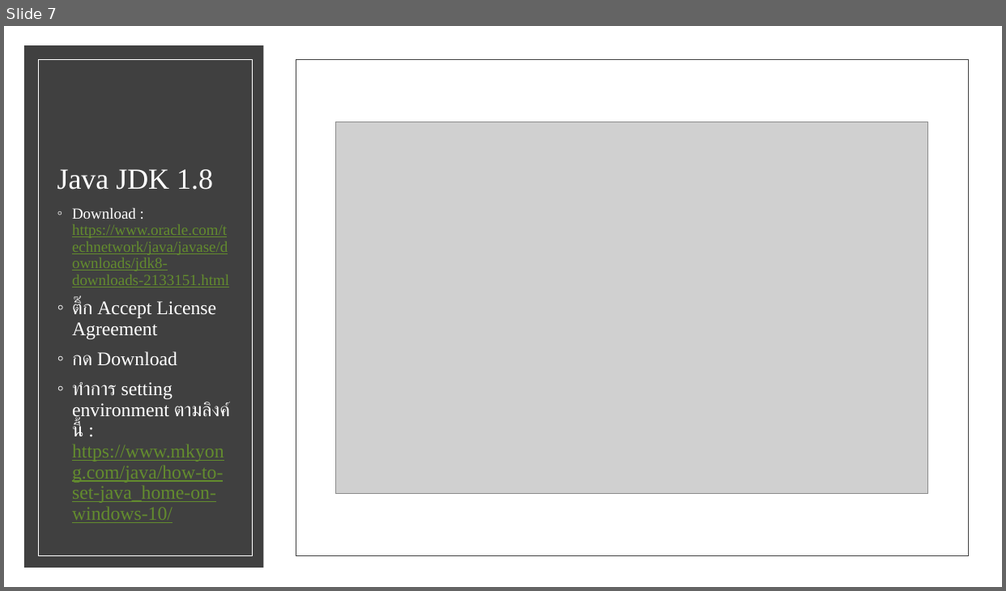
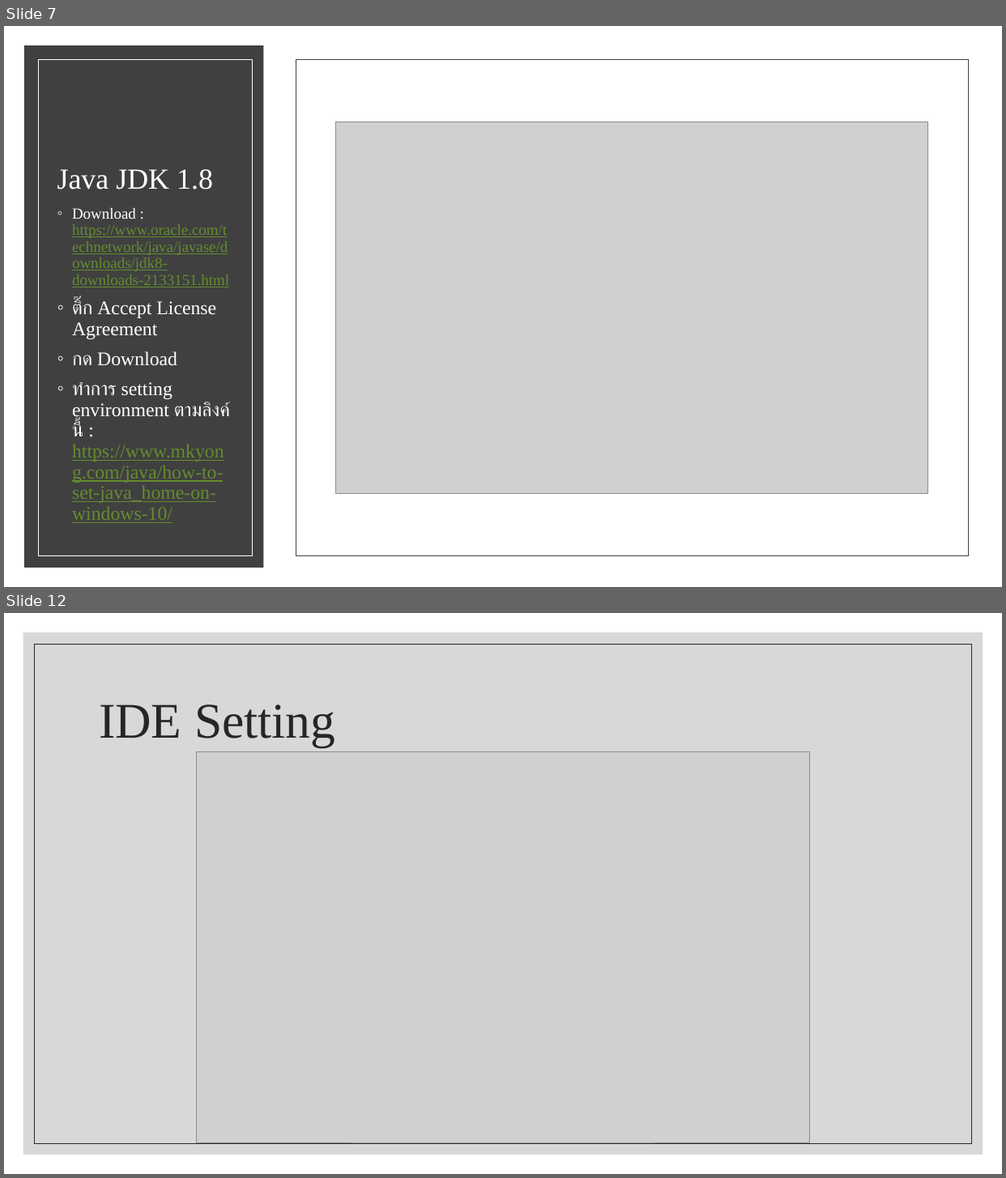
Before and after one commit to vaerit094/WM-Spring-Boot-Novice, a slide deck: document/presentation.pptx. Shown one above the other, each under a label of ours: slide 7 before the commit, slides 7 and 12 after it; the slides between them are not shown. The pictures are 1006x591 and 1006x1178 pixels, drawn with LibreOffice and Linux fonts; fonts in the diff are those of the drawing; grey boxes stand for pictures. Boxes give left, top, right and bottom in pixels: in the first picture for what was removed or moved away, otherwise in the second. Text is boxed around its words. In the diff, an @@ line names an element or a change of style, - is before the commit and + after.

```diff
--- a/document/presentation.pptx
+++ b/document/presentation.pptx
@@ slide 12 added at bbox=[4, 613, 1002, 1174], background #FFFFFF @@
@@ rectangle added at bbox=[23, 632, 983, 1155], fill #BFBFBF at 60% opacity @@
@@ rectangle added at bbox=[35, 644, 972, 1144], outline #262626 0.5 pt @@
@@ title added at bbox=[99, 705, 335, 747], 48 pt, text #262626 @@
+IDE Setting
@@ picture added at bbox=[197, 752, 809, 1143] @@
```
Also in this commit, not shown: 8 other slides added, 16 other files.
